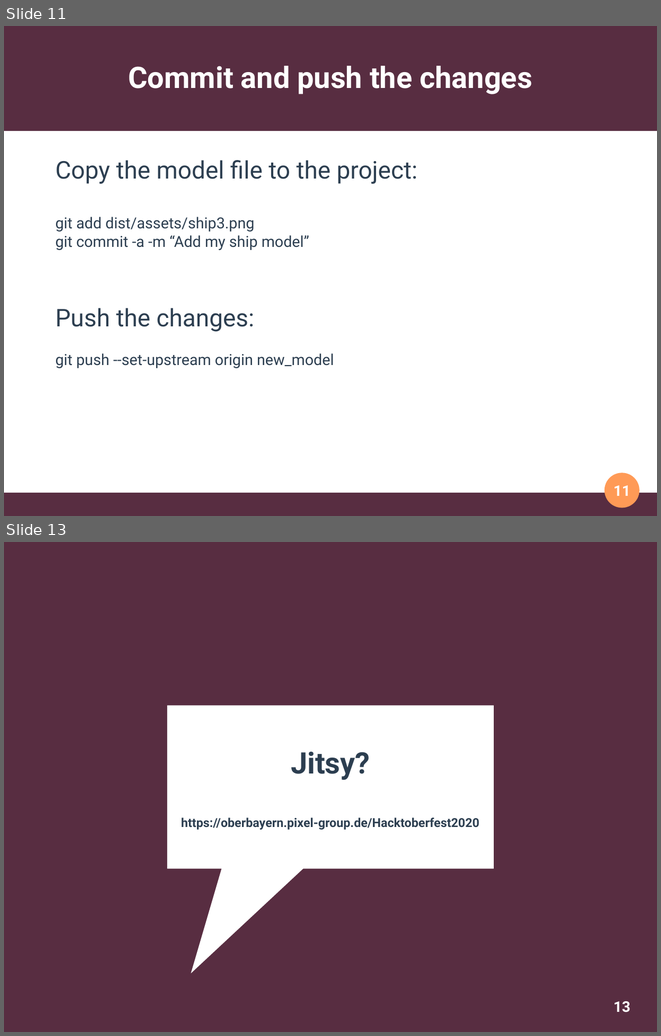
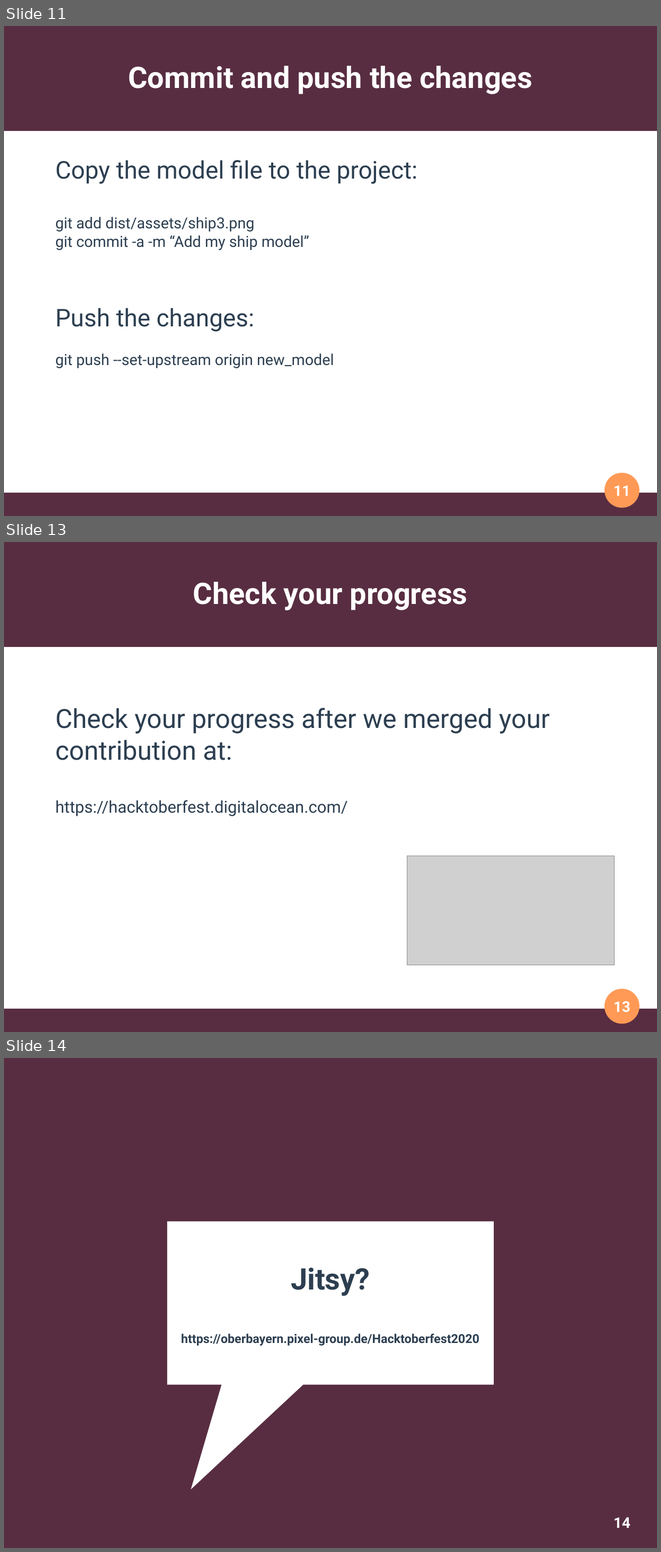
Before and after one commit to HacktoberfestMunich/Presentations, a slide deck: firstPR2020/firstPR.odp. Shown one above the other, each under a label of ours: slides 11 and 13 before the commit, slides 11, 13 and 14 after it; the slides between them are not shown. The pictures are 661x1036 and 661x1552 pixels, drawn with LibreOffice and Linux fonts; fonts in the diff are those of the drawing; grey boxes stand for pictures. Boxes give left, top, right and bottom in pixels: in the first picture for what was removed or moved away, otherwise in the second. Text is boxed around its words. In the diff, an @@ line names an element or a change of style, - is before the commit and + after.

```diff
--- a/firstPR2020/firstPR.odp
+++ b/firstPR2020/firstPR.odp
@@ slide 13 added at bbox=[4, 542, 657, 1032], background #FFFFFF; not listed: 3 template elements that a slide beside it also shows @@
@@ title added at bbox=[193, 582, 468, 610], 36 pt, text #FFFFFF, bold @@
+Check your progress
@@ text added at bbox=[55, 708, 550, 817], 32 pt, text #2C3E50 @@
+Check your progress after we merged your contribution at:
+https://hacktoberfest.digitalocean.com/
@@ picture added at bbox=[407, 856, 615, 965] @@
@@ page number added at bbox=[614, 1002, 630, 1013], 18 pt, text #FFFFFF, bold @@
+13
@@ what was slide 13 is now slide 14 @@
@@ page number at bbox=[614, 1518, 630, 1528]: text changed @@
-13
+14
```
Also in this commit, not shown: 1 slide changed, 1 other file.
